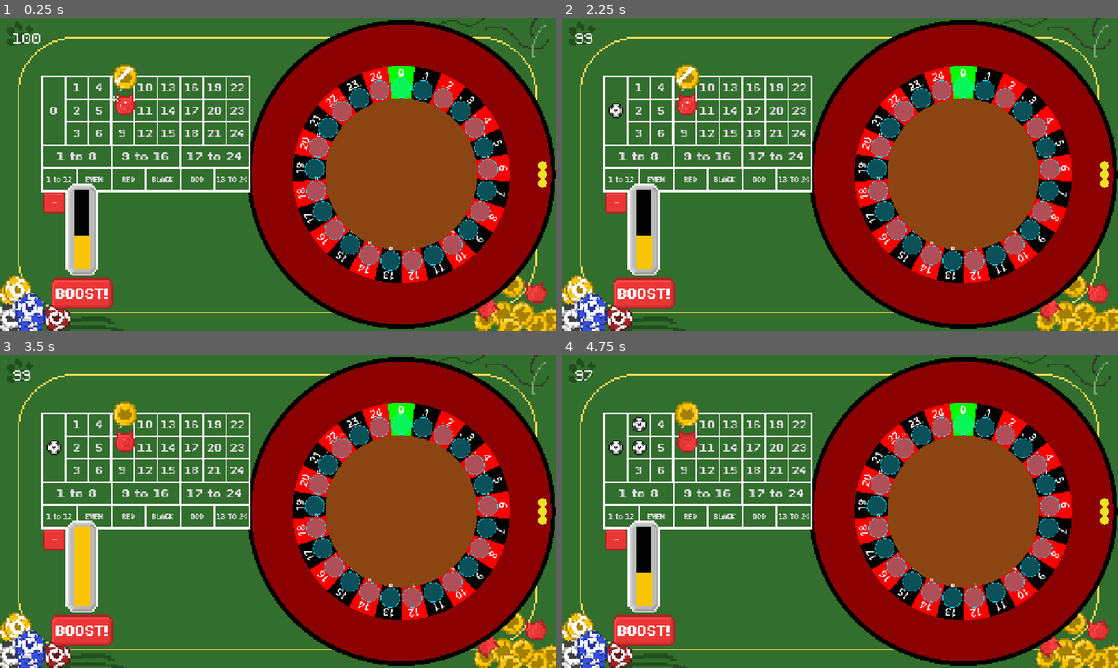
Above: before the commit, frames 1-4 (two rows, left to right).
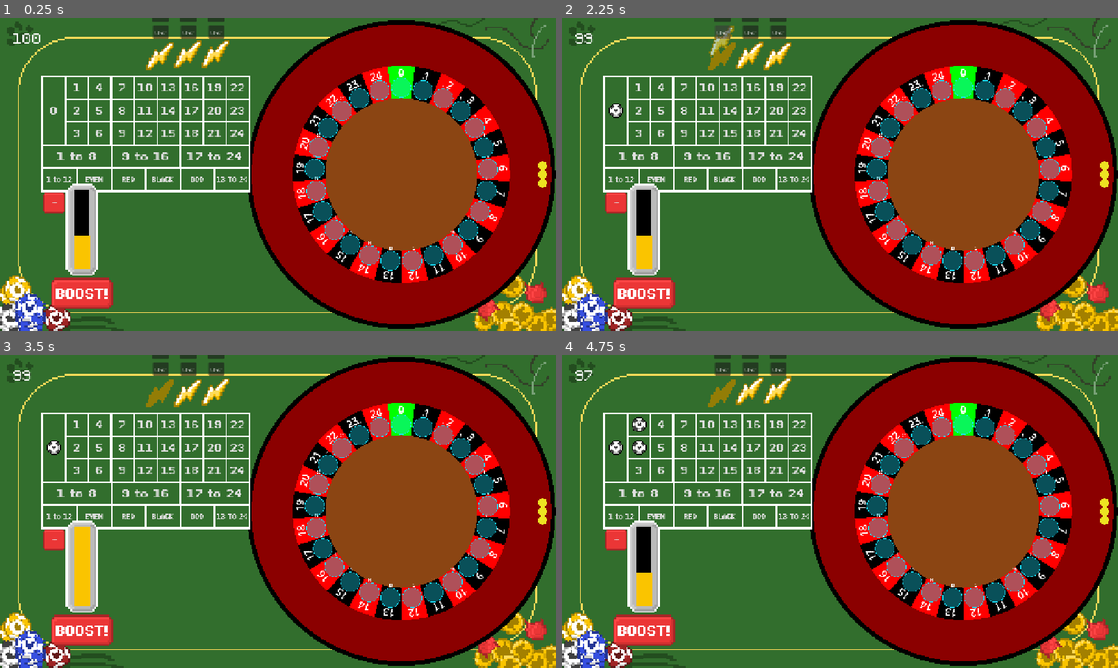
Above: after the commit, the same moments.

Repository: DuneRanger/Very-Serious-GameJam-2026
Game: Godot game, scene res://scenes/game/game_scene/game_scene.tscn
The game is run twice, just before and just after one commit, with the same random seed, the same clock (stepped at 60 frames per second) and the same inputs. Sound files missing from this copy of the repository are replaced by a short silence.
Inputs (mouse positions are in pixels of both pictures, inside the frame that each line leads up to):
- Up to frame 1 (0.25 s): no input
- Up to frame 2 (2.25 s): click "0" at 0.5 s; click "BOOST!" at 1.25 s; click (723, 33) at 2 s, where only the run after the commit has a clickable "use"
- Up to frame 3 (3.5 s): click "+" at 2.75 s
- Up to frame 4 (4.75 s): click "1" at 3.5 s; click "2" at 4.25 s

The runs differ from the first frame. In frame 1, 1.5% of the frame differs, in the area x 20-42%, y 0-32%; in frame 2, 1.7%; in frame 3, 1.5%; in frame 4, 1.5%.

Commit message:
Updated textures + created animated boost symbol

Diff:
--- /dev/null
+++ b/scenes/game/UI_elements/animated_sprites/boost_symbol/boost_symbol.gd
@@ -0,0 +1,32 @@
+extends Node2D
+
+@onready var animation_player: AnimationPlayer = $Control/AnimationPlayer
+@onready var boost_used_sprite: Sprite2D = $Control/BoostUsedSprite
+@onready var animated_sprite_2d: AnimatedSprite2D = $Control/RefilAnimation/AnimatedSprite2D
+@onready var boost_sprite: Sprite2D = $Control/BoostSprite
+
+
+# Called when the node enters the scene tree for the first time.
+func _ready() -> void:
+	boost_idle()
+
+func boost_idle():
+	animation_player.play("boost_idle")
+	var randomTime = randf_range(0, 4)
+	animation_player.seek(randomTime)
+
+func refil_boost():
+	animation_player.play("RefilBoost")
+
+
+func use_boost():
+	animation_player.play("UseBoost")
+
+
+
+func _on_test_button_pressed() -> void:
+	refil_boost()
+
+
+func _on_test_button_2_pressed() -> void:
+	use_boost()
--- /dev/null
+++ b/scenes/game/UI_elements/animated_sprites/boost_symbol/boost_symbol.tscn
@@ -0,0 +1,310 @@
+[gd_scene format=3 uid="uid://cdktdolx6e6pi"]
+
+[ext_resource type="Script" uid="uid://b6m3as8hp0vtc" path="res://scenes/game/UI_elements/animated_sprites/boost_symbol/boost_symbol.gd" id="1_q4km5"]
+[ext_resource type="Texture2D" uid="uid://p2hlrgcqbsp3" path="res://assets/textures/symbols/boost_used.png" id="2_gnxg2"]
+[ext_resource type="Texture2D" uid="uid://b3e7u1o7swa54" path="res://assets/textures/symbols/boost.png" id="2_vkio7"]
+
+[sub_resource type="Animation" id="Animation_n2o5l"]
+length = 4.0
+loop_mode = 1
+tracks/0/type = "value"
+tracks/0/imported = false
+tracks/0/enabled = true
+tracks/0/path = NodePath("Control/BoostSprite:position")
+tracks/0/interp = 1
+tracks/0/loop_wrap = true
+tracks/0/keys = {
+"times": PackedFloat32Array(0),
+"transitions": PackedFloat32Array(1),
+"update": 0,
+"values": [Vector2(0, 0)]
+}
+tracks/1/type = "value"
+tracks/1/imported = false
+tracks/1/enabled = true
+tracks/1/path = NodePath("Control/BoostSprite:rotation")
+tracks/1/interp = 1
+tracks/1/loop_wrap = true
+tracks/1/keys = {
+"times": PackedFloat32Array(0),
+"transitions": PackedFloat32Array(1),
+"update": 0,
+"values": [0.0]
+}
+tracks/2/type = "value"
+tracks/2/imported = false
+tracks/2/enabled = true
+tracks/2/path = NodePath("Control/BoostSprite:modulate")
+tracks/2/interp = 1
+tracks/2/loop_wrap = true
+tracks/2/keys = {
+"times": PackedFloat32Array(0),
+"transitions": PackedFloat32Array(1),
+"update": 0,
+"values": [Color(1, 1, 1, 1)]
+}
+tracks/3/type = "value"
+tracks/3/imported = false
+tracks/3/enabled = true
+tracks/3/path = NodePath("Control/BoostUsedSprite:visible")
+tracks/3/interp = 1
+tracks/3/loop_wrap = true
+tracks/3/keys = {
+"times": PackedFloat32Array(0),
+"transitions": PackedFloat32Array(1),
+"update": 1,
+"values": [false]
+}
+tracks/4/type = "value"
+tracks/4/imported = false
+tracks/4/enabled = true
+tracks/4/path = NodePath("Control/BoostSprite:scale")
+tracks/4/interp = 1
+tracks/4/loop_wrap = true
+tracks/4/keys = {
+"times": PackedFloat32Array(0),
+"transitions": PackedFloat32Array(1),
+"update": 0,
+"values": [Vector2(1, 1)]
+}
+tracks/5/type = "value"
+tracks/5/imported = false
+tracks/5/enabled = true
+tracks/5/path = NodePath("Control/BoostSprite:visible")
+tracks/5/interp = 1
+tracks/5/loop_wrap = true
+tracks/5/keys = {
+"times": PackedFloat32Array(0),
+"transitions": PackedFloat32Array(1),
+"update": 1,
+"values": [true]
+}
+
+[sub_resource type="Animation" id="Animation_gnxg2"]
+resource_name = "RefilBoost"
+tracks/0/type = "value"
+tracks/0/imported = false
+tracks/0/enabled = true
+tracks/0/path = NodePath("Control/BoostUsedSprite:visible")
+tracks/0/interp = 1
+tracks/0/loop_wrap = true
+tracks/0/keys = {
+"times": PackedFloat32Array(0, 0.13333334),
+"transitions": PackedFloat32Array(1, 1),
+"update": 1,
+"values": [true, false]
+}
+tracks/1/type = "method"
+tracks/1/imported = false
+tracks/1/enabled = true
+tracks/1/path = NodePath(".")
+tracks/1/interp = 1
+tracks/1/loop_wrap = true
+tracks/1/keys = {
+"times": PackedFloat32Array(0.16666667),
+"transitions": PackedFloat32Array(1),
+"values": [{
+"args": [],
+"method": &"boost_idle"
+}]
+}
+tracks/2/type = "value"
+tracks/2/imported = false
+tracks/2/enabled = true
+tracks/2/path = NodePath("Control/BoostSprite:visible")
+tracks/2/interp = 1
+tracks/2/loop_wrap = true
+tracks/2/keys = {
+"times": PackedFloat32Array(0, 0.16666667),
+"transitions": PackedFloat32Array(1, 1),
+"update": 1,
+"values": [false, true]
+}
+tracks/3/type = "value"
+tracks/3/imported = false
+tracks/3/enabled = false
+tracks/3/path = NodePath("Control/BoostSprite:scale")
+tracks/3/interp = 1
+tracks/3/loop_wrap = true
+tracks/3/keys = {
+"times": PackedFloat32Array(0, 0.5004025),
+"transitions": PackedFloat32Array(1, 1),
+"update": 0,
+"values": [Vector2(0.1, 0.1), Vector2(1, 1)]
+}
+tracks/4/type = "value"
+tracks/4/imported = false
+tracks/4/enabled = true
+tracks/4/path = NodePath("Control/BoostSprite:modulate")
+tracks/4/interp = 1
+tracks/4/loop_wrap = true
+tracks/4/keys = {
+"times": PackedFloat32Array(0, 0.16666667),
+"transitions": PackedFloat32Array(1, 1),
+"update": 1,
+"values": [Color(1, 1, 1, 0), Color(1, 1, 1, 1)]
+}
+tracks/5/type = "value"
+tracks/5/imported = false
+tracks/5/enabled = true
+tracks/5/path = NodePath("Control/BoostSprite:position")
+tracks/5/interp = 1
+tracks/5/loop_wrap = true
+tracks/5/keys = {
+"times": PackedFloat32Array(0),
+"transitions": PackedFloat32Array(1),
+"update": 0,
+"values": [Vector2(0, 0)]
+}
+tracks/6/type = "value"
+tracks/6/imported = false
+tracks/6/enabled = true
+tracks/6/path = NodePath("Control/BoostSprite:rotation")
+tracks/6/interp = 1
+tracks/6/loop_wrap = true
+tracks/6/keys = {
+"times": PackedFloat32Array(0),
+"transitions": PackedFloat32Array(1),
+"update": 0,
+"values": [0.0]
+}
+
+[sub_resource type="Animation" id="Animation_i6d2d"]
+resource_name = "UseBoost"
+length = 0.8
+tracks/0/type = "value"
+tracks/0/imported = false
+tracks/0/enabled = true
+tracks/0/path = NodePath("Control/BoostSprite:position")
+tracks/0/interp = 1
+tracks/0/loop_wrap = true
+tracks/0/keys = {
+"times": PackedFloat32Array(0, 0.25, 0.5),
+"transitions": PackedFloat32Array(0.24148433, 2.0705304, 1.0000005),
+"update": 0,
+"values": [Vector2(0, 0), Vector2(0, -9.04), Vector2(0, 22.045)]
+}
+tracks/1/type = "value"
+tracks/1/imported = false
+tracks/1/enabled = false
+tracks/1/path = NodePath("Control/BoostSprite:scale")
+tracks/1/interp = 1
+tracks/1/loop_wrap = true
+tracks/1/keys = {
+"times": PackedFloat32Array(0),
+"transitions": PackedFloat32Array(1),
+"update": 0,
+"values": [Vector2(1.1, 1.1)]
+}
+tracks/2/type = "value"
+tracks/2/imported = false
+tracks/2/enabled = true
+tracks/2/path = NodePath("Control/BoostSprite:rotation")
+tracks/2/interp = 1
+tracks/2/loop_wrap = true
+tracks/2/keys = {
+"times": PackedFloat32Array(0, 0.8),
+"transitions": PackedFloat32Array(1, 0.2871746),
+"update": 0,
+"values": [0.0, -0.5881759579220889]
+}
+tracks/3/type = "value"
+tracks/3/imported = false
+tracks/3/enabled = true
+tracks/3/path = NodePath("Control/BoostSprite:modulate")
+tracks/3/interp = 1
+tracks/3/loop_wrap = true
+tracks/3/keys = {
+"times": PackedFloat32Array(0, 0.46666667),
+"transitions": PackedFloat32Array(1, 1),
+"update": 0,
+"values": [Color(1, 1, 1, 1), Color(1, 1, 1, 0)]
+}
+tracks/4/type = "value"
+tracks/4/imported = false
+tracks/4/enabled = true
+tracks/4/path = NodePath("Control/BoostUsedSprite:visible")
+tracks/4/interp = 1
+tracks/4/loop_wrap = true
+tracks/4/keys = {
+"times": PackedFloat32Array(0),
+"transitions": PackedFloat32Array(1),
+"update": 1,
+"values": [true]
+}
+
+[sub_resource type="Animation" id="Animation_2l1nu"]
+resource_name = "boost_idle"
+length = 4.0
+loop_mode = 1
+tracks/0/type = "value"
+tracks/0/imported = false
+tracks/0/enabled = true
+tracks/0/path = NodePath("Control/BoostSprite:position")
+tracks/0/interp = 1
+tracks/0/loop_wrap = true
+tracks/0/keys = {
+"times": PackedFloat32Array(0, 2, 4),
+"transitions": PackedFloat32Array(1, 1, 1),
+"update": 0,
+"values": [Vector2(0, 0), Vector2(0, -2), Vector2(0, 0)]
+}
+
+[sub_resource type="AnimationLibrary" id="AnimationLibrary_bk4lj"]
+_data = {
+&"RESET": SubResource("Animation_n2o5l"),
+&"RefilBoost": SubResource("Animation_gnxg2"),
+&"UseBoost": SubResource("Animation_i6d2d"),
+&"boost_idle": SubResource("Animation_2l1nu")
+}
+
+[node name="BoostSymbol" type="Node2D" unique_id=520437521]
+script = ExtResource("1_q4km5")
+
+[node name="Control" type="Control" parent="." unique_id=567538398]
+layout_mode = 3
+anchors_preset = 8
+anchor_left = 0.5
+anchor_top = 0.5
+anchor_right = 0.5
+anchor_bottom = 0.5
+offset_right = 20.0
+offset_bottom = 20.0
+grow_horizontal = 2
+grow_vertical = 2
+scale = Vector2(4, 4)
+
+[node name="BoostUsedSprite" type="Sprite2D" parent="Control" unique_id=1866298265]
+visible = false
+modulate = Color(1, 1, 1, 0.85882354)
+texture = ExtResource("2_gnxg2")
+
+[node name="BoostSprite" type="Sprite2D" parent="Control" unique_id=346437250]
+texture = ExtResource("2_vkio7")
+
+[node name="AnimationPlayer" type="AnimationPlayer" parent="Control" unique_id=111266369]
+root_node = NodePath("../..")
+libraries/ = SubResource("AnimationLibrary_bk4lj")
+
+[node name="testCamera" type="Camera2D" parent="." unique_id=1909381181]
+visible = false
+scale = Vector2(4, 4)
+zoom = Vector2(5.475, 5.475)
+
+[node name="TestButton2" type="Button" parent="." unique_id=1565538771]
+offset_left = -16.0
+offset_top = -72.0
+offset_right = 20.0
+offset_bottom = -41.0
+text = "use
+"
+
+[node name="TestButton" type="Button" parent="." unique_id=1270256501]
+offset_left = -18.0
+offset_top = -111.0
+offset_right = 21.0
+offset_bottom = -80.0
+text = "refil"
+
+[connection signal="pressed" from="TestButton2" to="." method="_on_test_button_2_pressed"]
+[connection signal="pressed" from="TestButton" to="." method="_on_test_button_pressed"]
--- a/scenes/game/UI_elements/animated_sprites/money_animated_sprite.tscn
+++ b/scenes/game/UI_elements/animated_sprites/money_animated_sprite.tscn
@@ -1,6 +1,6 @@
 [gd_scene format=3 uid="uid://b8s6w1lbfa62g"]
 
-[ext_resource type="Texture2D" uid="uid://bn08ytmdst6va" path="res://assets/textures/money and rubies/money_sprite_sheet.png" id="1_dl1jo"]
+[ext_resource type="Texture2D" uid="uid://bn08ytmdst6va" path="res://assets/textures/symbols/money_sprite_sheet.png" id="1_dl1jo"]
 
 [sub_resource type="AtlasTexture" id="AtlasTexture_hais7"]
 atlas = ExtResource("1_dl1jo")
--- a/scenes/game/UI_elements/animated_sprites/ruby_animated_sprite.tscn
+++ b/scenes/game/UI_elements/animated_sprites/ruby_animated_sprite.tscn
@@ -1,6 +1,6 @@
 [gd_scene format=3 uid="uid://djtfrov4iqbnm"]
 
-[ext_resource type="Texture2D" uid="uid://c2fpuufjt8cmc" path="res://assets/textures/money and rubies/ruby_sprite_sheet.png" id="1_kgv5v"]
+[ext_resource type="Texture2D" uid="uid://c2fpuufjt8cmc" path="res://assets/textures/symbols/ruby_sprite_sheet.png" id="1_kgv5v"]
 
 [sub_resource type="AtlasTexture" id="AtlasTexture_q8d56"]
 atlas = ExtResource("1_kgv5v")
--- a/scenes/game/game_scene/game_scene.tscn
+++ b/scenes/game/game_scene/game_scene.tscn
@@ -12,6 +12,7 @@
 [ext_resource type="Shader" uid="uid://d1sj22wa4oiic" path="res://assets/shaders/pixelate.gdshader" id="10_1xuq5"]
 [ext_resource type="PackedScene" uid="uid://djtfrov4iqbnm" path="res://scenes/game/UI_elements/animated_sprites/ruby_animated_sprite.tscn" id="10_7tgh3"]
 [ext_resource type="PackedScene" uid="uid://b8s6w1lbfa62g" path="res://scenes/game/UI_elements/animated_sprites/money_animated_sprite.tscn" id="11_hdcdy"]
+[ext_resource type="PackedScene" uid="uid://cdktdolx6e6pi" path="res://scenes/game/UI_elements/animated_sprites/boost_symbol/boost_symbol.tscn" id="12_ghl7i"]
 
 [sub_resource type="ShaderMaterial" id="ShaderMaterial_hdcdy"]
 shader = ExtResource("10_1xuq5")
@@ -90,10 +91,21 @@
 [node name="Test" type="Node" parent="." unique_id=1695512338]
 
 [node name="MoneyAnimatedSprite" parent="Test" unique_id=1016875789 instance=ExtResource("11_hdcdy")]
+visible = false
 position = Vector2(-352, -224)
 
 [node name="RubyAnimatedSprite" parent="Test" unique_id=701930484 instance=ExtResource("10_7tgh3")]
+visible = false
 position = Vector2(-352, -160)
+
+[node name="BoostSymbol" parent="Test" unique_id=520437521 instance=ExtResource("12_ghl7i")]
+position = Vector2(-272, -271)
+
+[node name="BoostSymbol2" parent="Test" unique_id=816301357 instance=ExtResource("12_ghl7i")]
+position = Vector2(-208, -271)
+
+[node name="BoostSymbol3" parent="Test" unique_id=1093939258 instance=ExtResource("12_ghl7i")]
+position = Vector2(-144, -271)
 
 [node name="ChipBlack" type="Sprite2D" parent="." unique_id=2140071562]
 visible = false
Binary file added: assets/textures/symbols/boost.png
Not shown, changed: assets/textures/symbols/boost.png.import
Binary file added: assets/textures/symbols/boostRefilAnimation.png
Not shown, added: assets/textures/symbols/boostRefilAnimation.png.import
Binary file added: assets/textures/symbols/boost_used.png
Not shown, changed: assets/textures/symbols/boost_used.png.import
Renamed: assets/textures/money and rubies/money_sprite_sheet.png -> assets/textures/symbols/money_sprite_sheet.png
Not shown, added: assets/textures/symbols/money_sprite_sheet.png.import
Renamed: assets/textures/money and rubies/ruby_sprite_sheet.png -> assets/textures/symbols/ruby_sprite_sheet.png
Not shown, added: assets/textures/symbols/ruby_sprite_sheet.png.import
Binary file added: assets/textures/symbols/spin.png
Not shown, added: assets/textures/symbols/spin.png.import
(and 3 more such lines)
